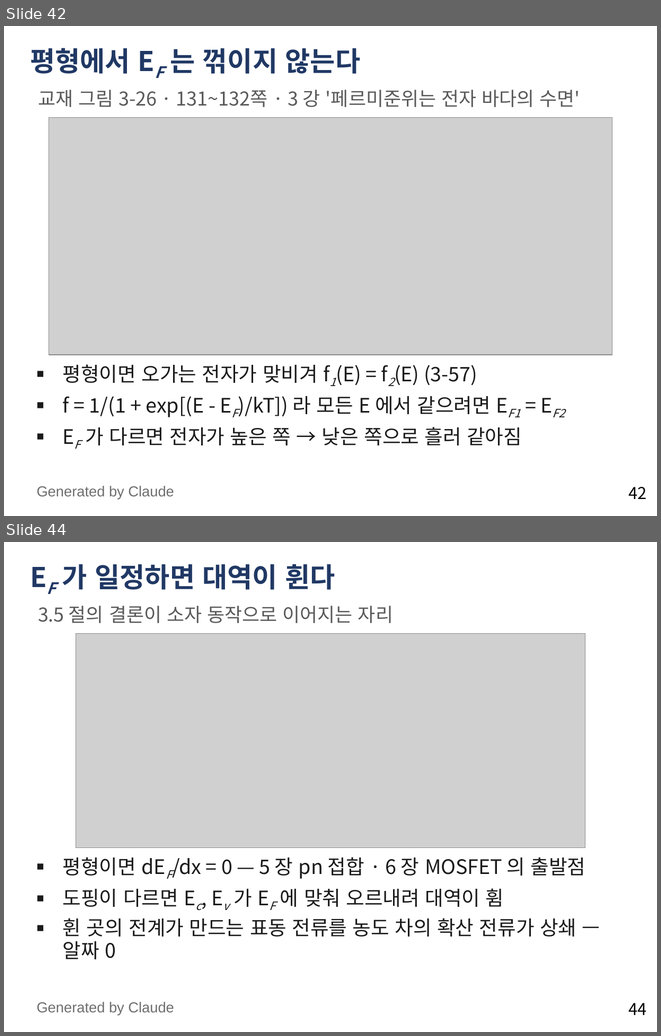
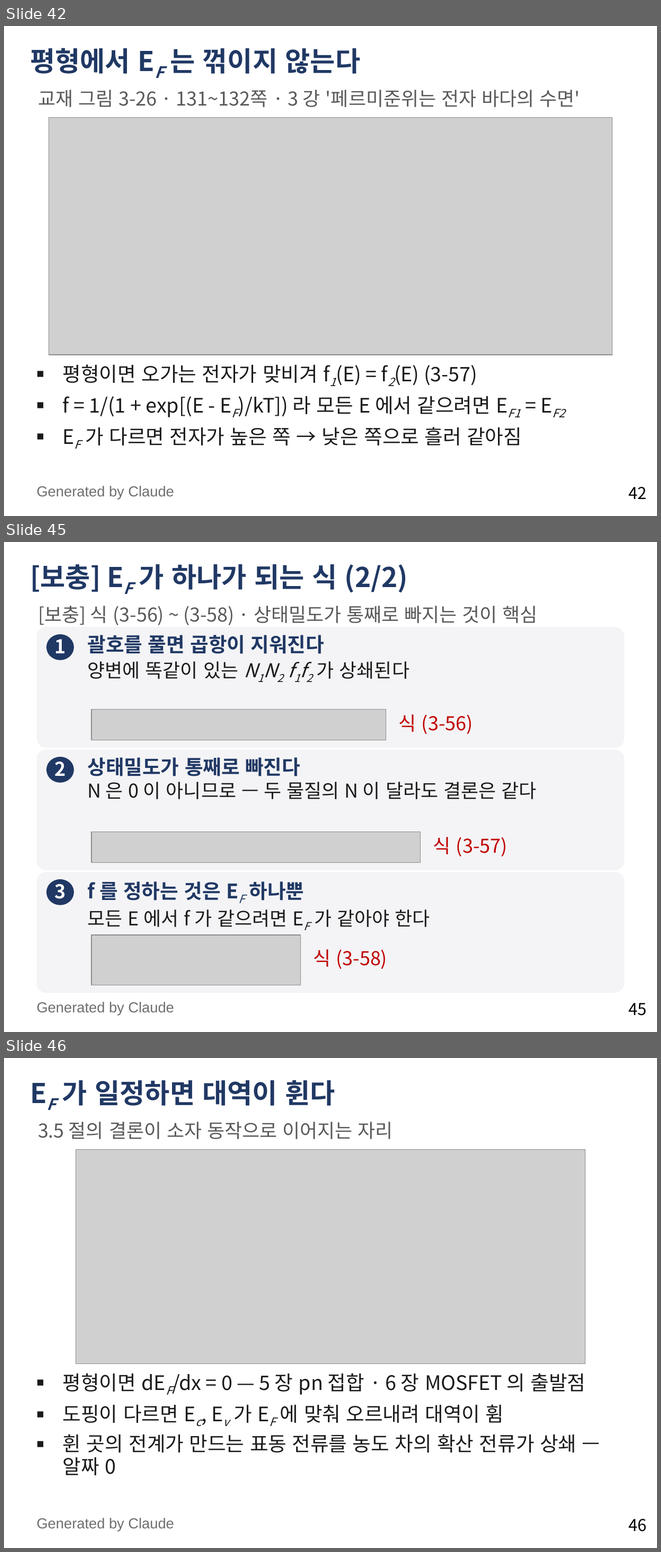
Before and after one commit to abcd8180/3A, a slide deck: 물리전자공학_3장_4강_전계에서의_표동과_이동도.pptx. Shown one above the other, each under a label of ours: slides 42 and 44 before the commit, slides 42, 45 and 46 after it; the slides between them are not shown. The pictures are 661x1036 and 661x1552 pixels, drawn with LibreOffice and Linux fonts; fonts in the diff are those of the drawing; grey boxes stand for pictures. Boxes give left, top, right and bottom in pixels: in the first picture for what was removed or moved away, otherwise in the second. Text is boxed around its words. In the diff, an @@ line names an element or a change of style, - is before the commit and + after.

```diff
--- a/물리전자공학_3장_4강_전계에서의_표동과_이동도.pptx
+++ b/물리전자공학_3장_4강_전계에서의_표동과_이동도.pptx
@@ slide 45 added at (4,542,657,1032), background #FFFFFF; not listed: 1 template element that a slide beside it also shows @@
@@ title added at (30,564,408,592), 30 pt, text #203864, bold @@
+[보충] EF 가 하나가 되는 식 (2/2)
@@ text added at (38,606,538,625), 21 pt, text #595959 @@
+[보충] 식 (3-56) ~ (3-58) · 상태밀도가 통째로 빠지는 것이 핵심
@@ rounded rectangle added at (37,627,624,748), fill #F4F4F6 @@
@@ ellipse added at (46,634,74,660), fill #203864, 21 pt, text #FFFFFF, bold @@
+1
@@ text added at (88,635,409,679), 21 pt, text #1A1A1A @@
+괄호를 풀면 곱항이 지워진다
+양변에 똑같이 있는 N1N2 f1f2 가 상쇄된다
@@ picture added at (91,709,386,740) @@
@@ text added at (399,714,473,734), 21 pt, text #C00000 @@
+식 (3-56)
@@ rounded rectangle added at (37,749,624,870), fill #F4F4F6 @@
@@ ellipse added at (46,757,74,782), fill #203864, 21 pt, text #FFFFFF, bold @@
+2
@@ text added at (88,757,536,799), 21 pt, text #1A1A1A @@
+상태밀도가 통째로 빠진다
+N 은 0 이 아니므로 — 두 물질의 N 이 달라도 결론은 같다
@@ picture added at (91,832,421,863) @@
@@ text added at (433,837,508,856), 21 pt, text #C00000 @@
+식 (3-57)
@@ rounded rectangle added at (37,872,624,992), fill #F4F4F6 @@
@@ ellipse added at (46,879,74,905), fill #203864, 21 pt, text #FFFFFF, bold @@
+3
@@ text added at (88,881,430,927), 21 pt, text #1A1A1A @@
+f 를 정하는 것은 EF 하나뿐
+모든 E 에서 f 가 같으려면 EF 가 같아야 한다
@@ picture added at (91,934,300,985) @@
@@ text added at (313,949,388,969), 21 pt, text #C00000 @@
+식 (3-58)
@@ text added at (37,1002,174,1015), 16 pt, text #6E6E6E @@
+Generated by Claude
@@ what was slide 44 is now slide 46 @@
@@ page number at (629,1519,647,1531): text changed @@
-44
+46
```
Also in this commit, not shown: 1 slide changed, 2 other slides added.
